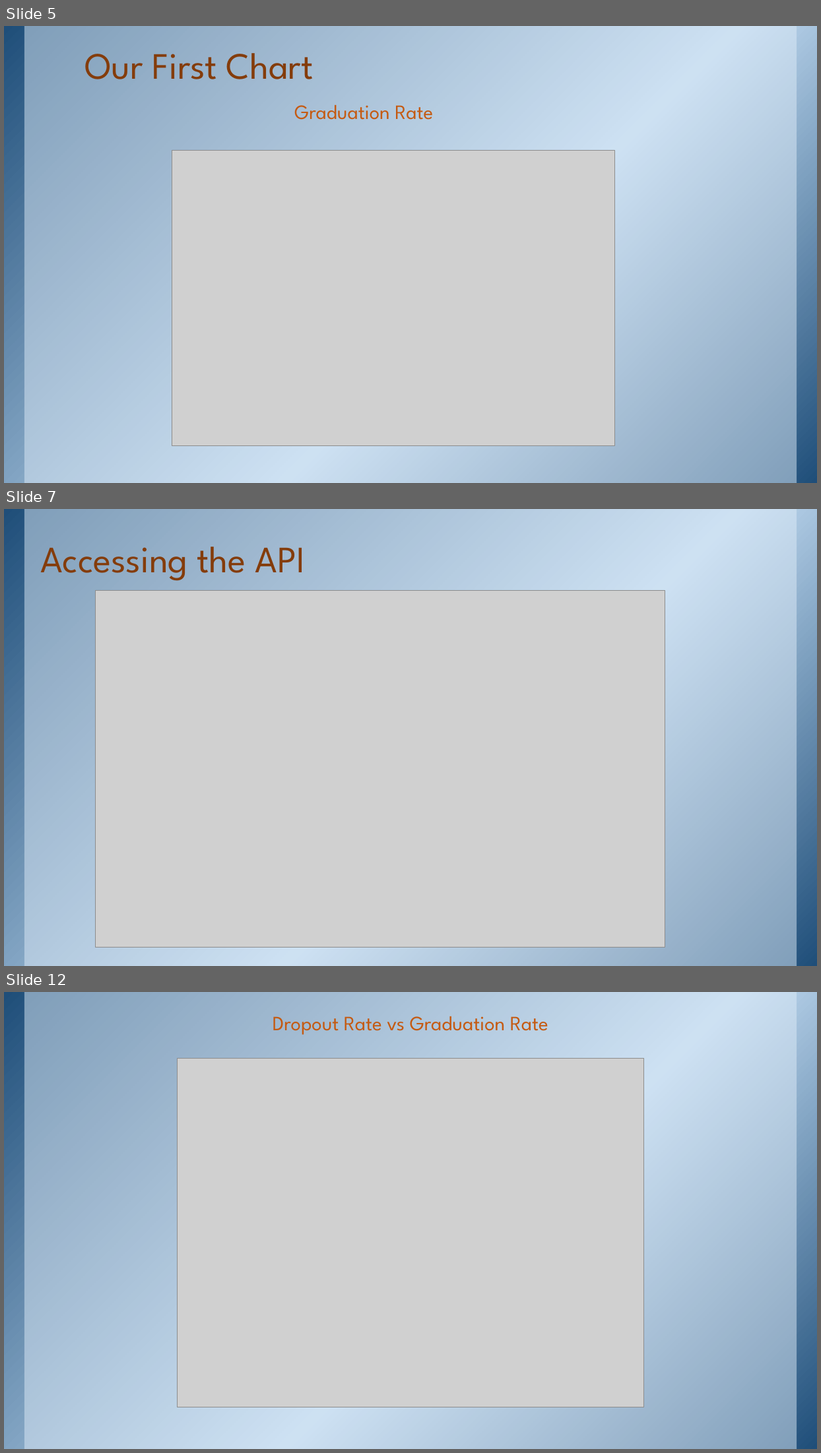
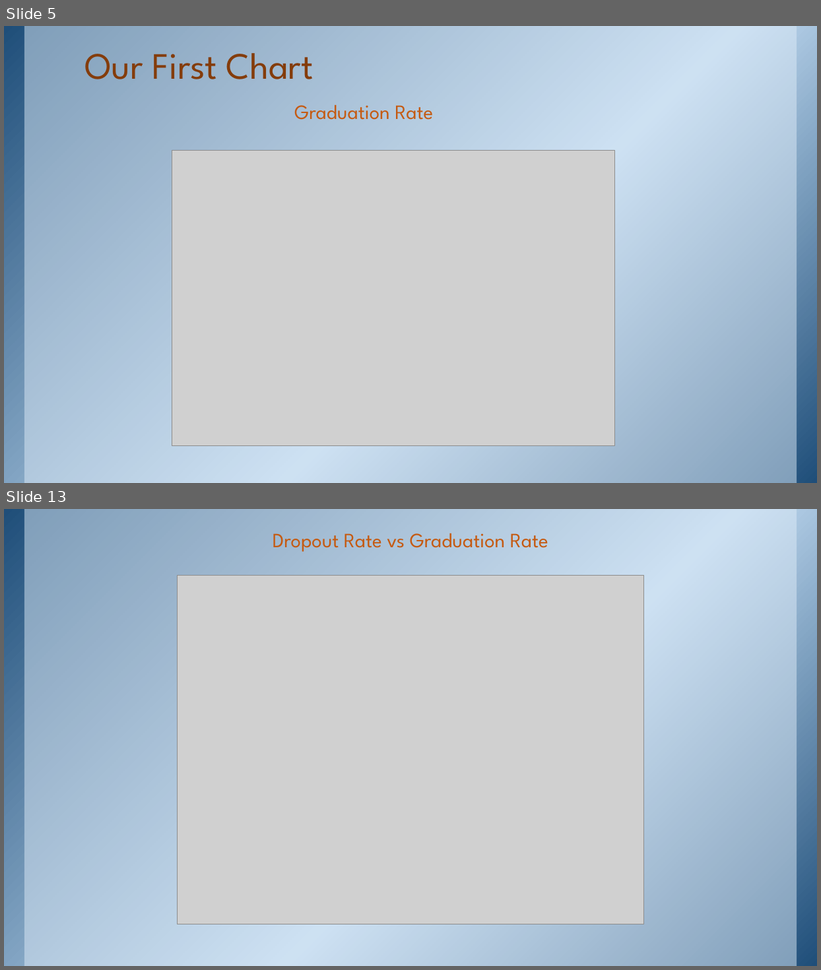
Before and after one commit to fab5-rutgers/first_project, a slide deck: Factors Contributing to Graduation Rates in New Jersey.pptx. Shown one above the other, each under a label of ours: slides 5, 7 and 12 before the commit, slides 5 and 13 after it; the slides between them are not shown. The pictures are 821x1453 and 821x970 pixels, drawn with LibreOffice and Linux fonts; fonts in the diff are those of the drawing; grey boxes stand for pictures; background and template pictures are left out. Boxes give left, top, right and bottom in pixels: in the first picture for what was removed or moved away, otherwise in the second. Text is boxed around its words. In the diff, an @@ line names an element or a change of style, - is before the commit and + after.

```diff
--- a/Factors Contributing to Graduation Rates in New Jersey.pptx
+++ b/Factors Contributing to Graduation Rates in New Jersey.pptx
@@ slide 7 removed at (4,509,817,966), background picture (left out); not listed: 2 template elements that a slide beside it also shows @@
@@ text removed at (40,547,306,581) @@
-Accessing the API
@@ picture removed at (96,590,665,948) @@
@@ what was slide 12 is now slide 13 @@
```
Also in this commit, not shown: 9 slides changed, 2 slides added, 2 other files.
